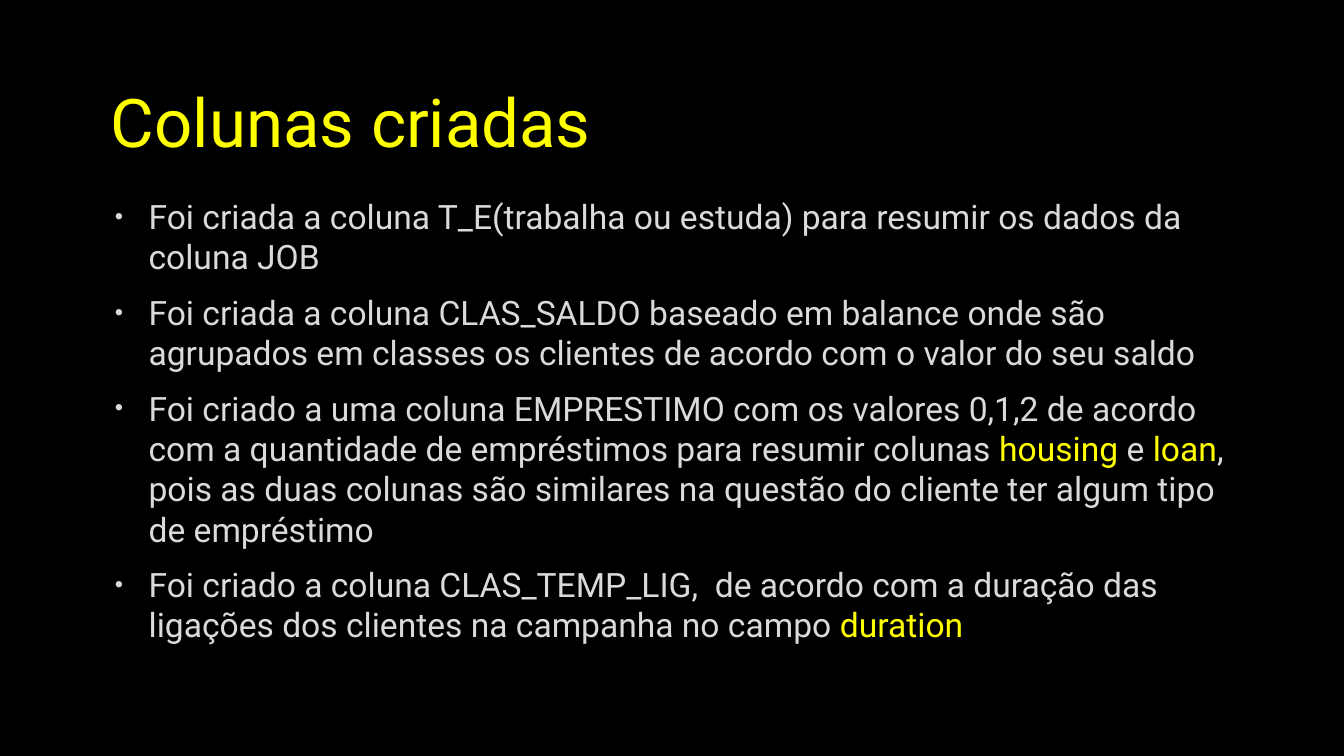
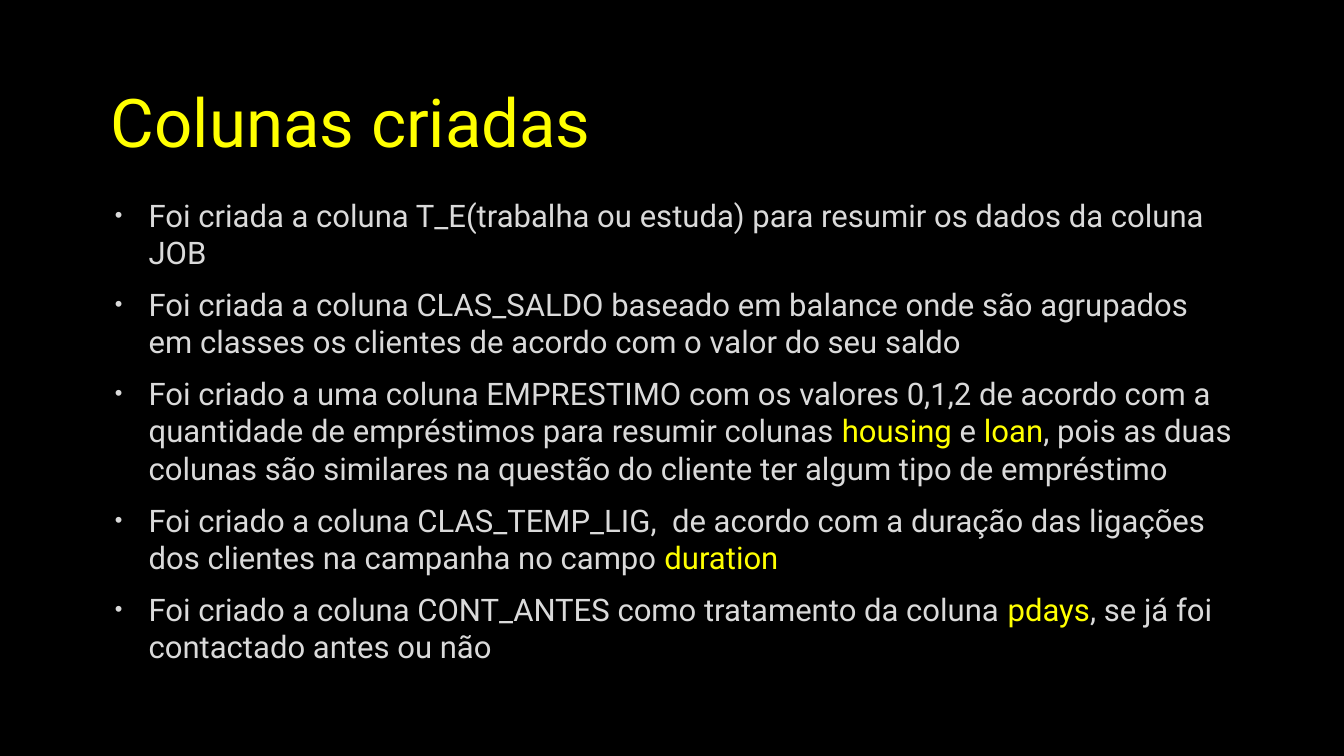
Before and after one commit to MaclaineSabino/bank_marketing, a slide deck: slide 6 of Bank Marketing.pptx. Drawn at 1344x756 pixels with LibreOffice and Linux fonts; fonts in the diff are those of the drawing; background and template pictures are left out. Boxes give left, top, right and bottom in pixels: in the first picture for what was removed or moved away, otherwise in the second. Text is boxed around its words. In the diff, an @@ line names an element or a change of style, - is before the commit and + after.

```diff
--- a/Bank Marketing.pptx
+++ b/Bank Marketing.pptx
@@ text at box(149, 202, 1232, 576): size 24 to 22.2 pt in "Foi criada a coluna T_E(trabalha ou estuda) ...", "Foi criada a coluna CLAS_SALDO baseado em ...", "Foi criado a uma coluna EMPRESTIMO com ...", "Foi criado a coluna CLAS_TEMP_LIG, de acordo ..." @@
@@ text at box(149, 597, 1212, 628): paragraph added @@
+• Foi criado a coluna CONT_ANTES como tratamento da coluna pdays, se já foi contactado antes ou não
```
Also in this commit, not shown: 3 other slides changed, 2 other files.
